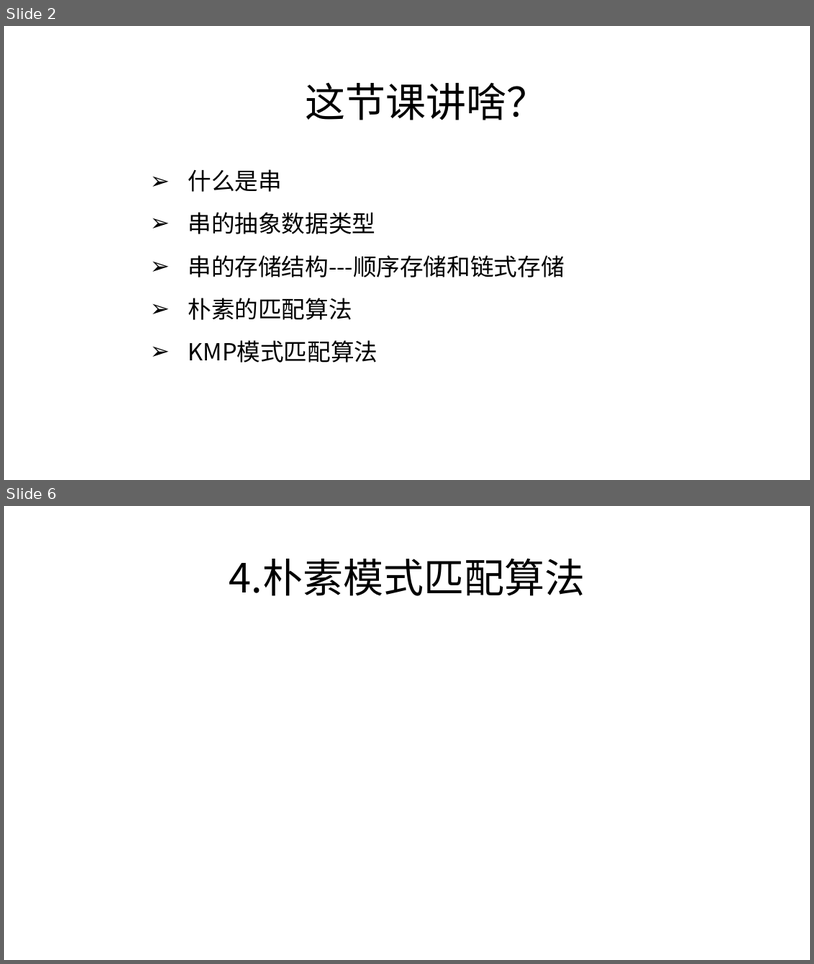
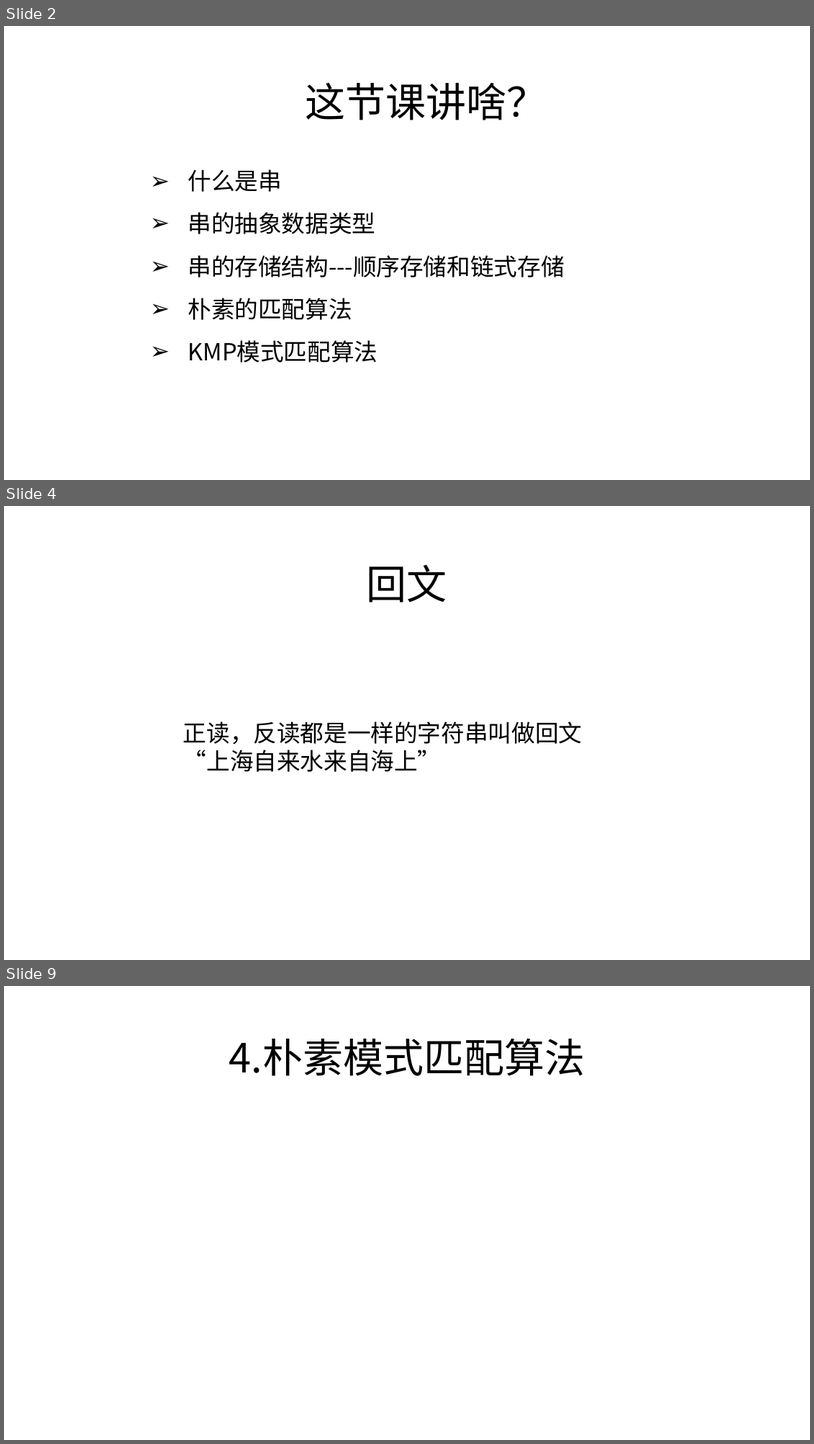
Before and after one commit to zjyesir/hmc_data_structure, a slide deck: ppt/4 串.pptx. Shown one above the other, each under a label of ours: slides 2 and 6 before the commit, slides 2, 4 and 9 after it; the slides between them are not shown. The pictures are 814x964 and 814x1444 pixels, drawn with LibreOffice and Linux fonts; fonts in the diff are those of the drawing; background and template pictures are left out. Boxes give left, top, right and bottom in pixels: in the first picture for what was removed or moved away, otherwise in the second. Text is boxed around its words. In the diff, an @@ line names an element or a change of style, - is before the commit and + after.

```diff
--- a/ppt/4 串.pptx
+++ b/ppt/4 串.pptx
@@ slide 4 added at box(4, 506, 810, 960), background picture (left out) @@
@@ text added at box(367, 564, 448, 602), 48 pt, text #000000 @@
+回文
@@ text added at box(183, 721, 583, 772), 28 pt, text #000000 @@
+正读，反读都是一样的字符串叫做回文
+“上海自来水来自海上”
@@ what was slide 6 is now slide 9 @@
```
Also in this commit, not shown: 4 slides changed, 2 other slides added, 3 other files.
